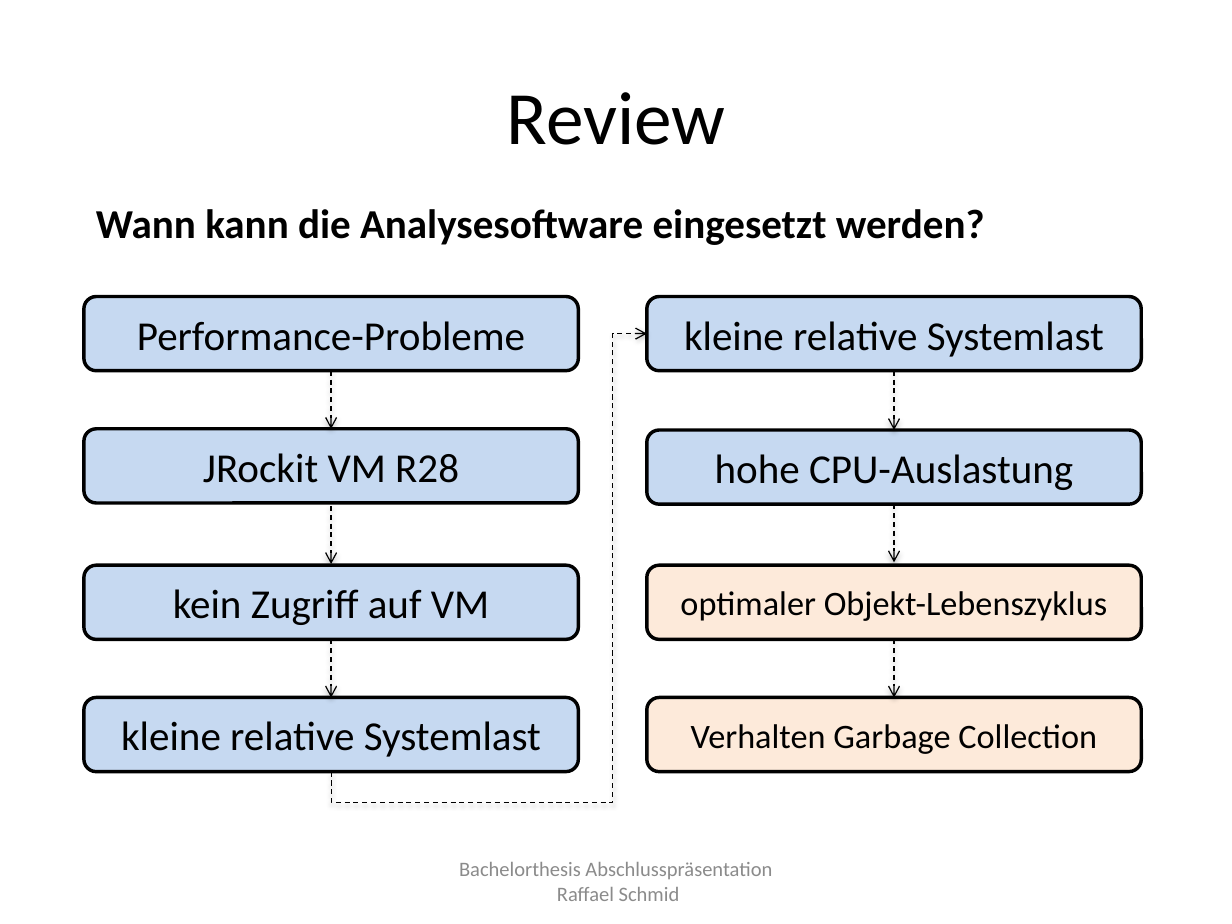
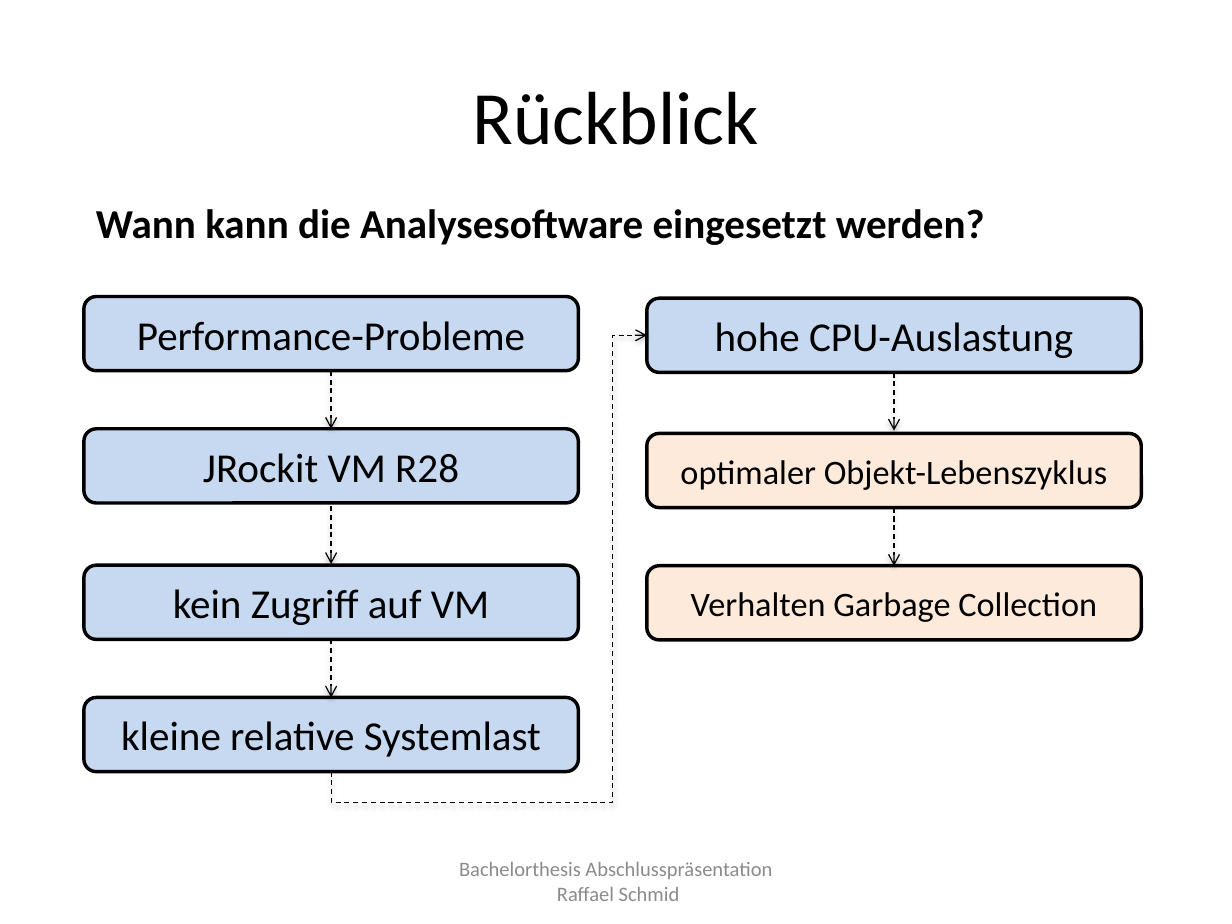
Before and after one commit to raffaelschmid/bachelorthesis, a slide deck: slide 13 of Dokumentation/Abschlusspraesentation/rschmid_bachelorthesis_abschlusspraesentation.pptx (slide 14 before the commit). Drawn at 1232x924 pixels with LibreOffice and Linux fonts; fonts in the diff are those of the drawing. Boxes give left, top, right and bottom in pixels: in the first picture for what was removed or moved away, otherwise in the second. Text is boxed around its words. In the diff, an @@ line names an element or a change of style, - is before the commit and + after.

```diff
--- a/Dokumentation/Abschlusspraesentation/rschmid_bachelorthesis_abschlusspraesentation.pptx
+++ b/Dokumentation/Abschlusspraesentation/rschmid_bachelorthesis_abschlusspraesentation.pptx
@@ title at bbox=[473, 91, 759, 145]: text changed @@
-Review
+Rückblick
@@ rounded rectangle removed at bbox=[647, 297, 1141, 371] @@
-kleine relative Systemlast
@@ elbow arrow (331, 771) - (647, 335): route changed @@
@@ arrow removed from (894, 371) to (894, 430) @@
@@ 3 rounded rectangles, 2 arrows: place and size @@
-3 rounded rectangles, 2 arrows at bbox=[647, 430, 1141, 771]
+3 rounded rectangles, 2 arrows at bbox=[647, 298, 1141, 639]
```
Also in this commit, not shown: 9 other slides changed, 2 slides added, 3 slides removed, 4 other files.
